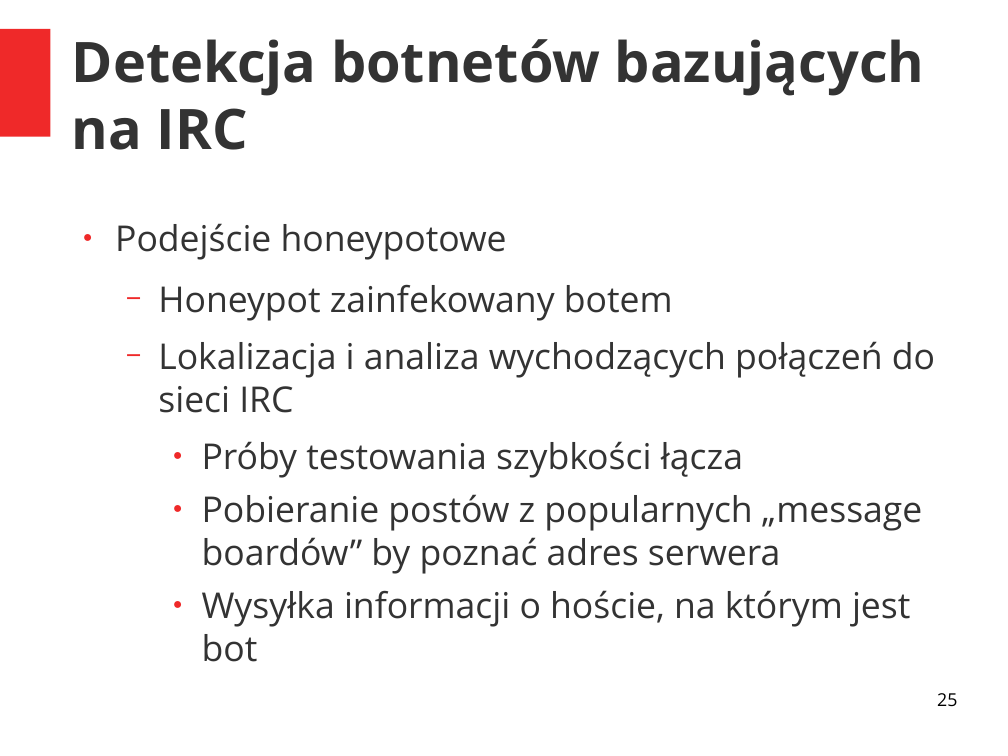
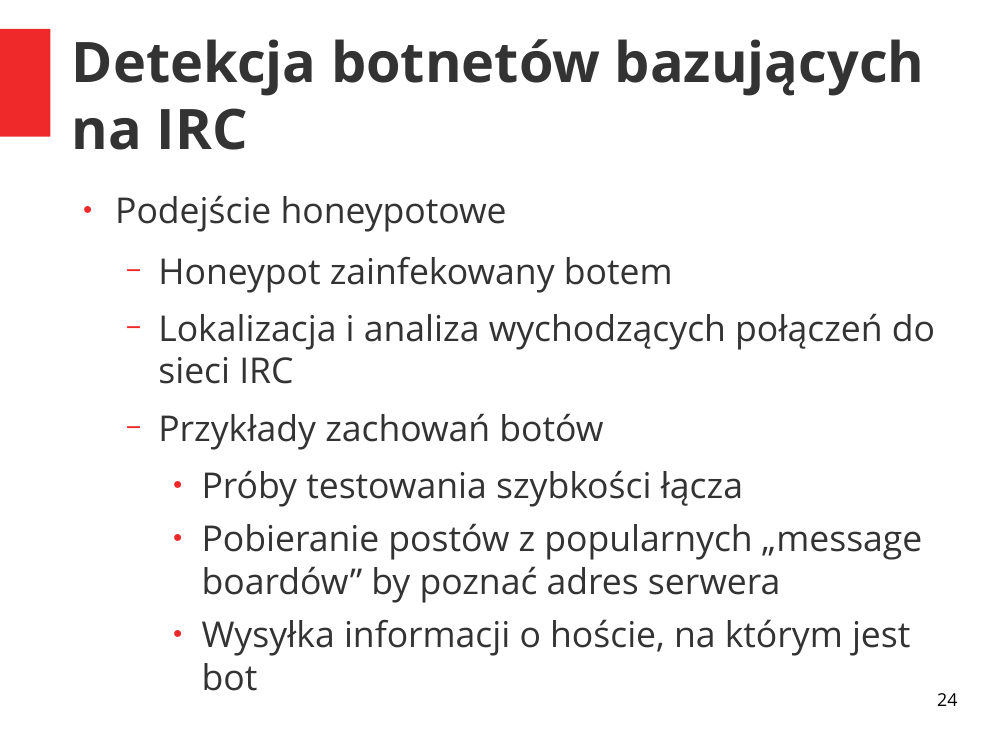
Before and after one commit to grzegorznowacki/Botnets, a slide deck: slide 24 of prezentacja.odp (slide 25 before the commit). Drawn at 1008x756 pixels with LibreOffice and Linux fonts; fonts in the diff are those of the drawing. Boxes give left, top, right and bottom in pixels: in the first picture for what was removed or moved away, otherwise in the second. Text is boxed around its words. In the diff, an @@ line names an element or a change of style, - is before the commit and + after.

```diff
--- a/prezentacja.odp
+++ b/prezentacja.odp
@@ text "Podejście honeypotowe": place and size @@
-text "Podejście honeypotowe" at bbox=[115, 223, 935, 662]
+text "Podejście honeypotowe" at bbox=[115, 195, 935, 691]
@@ text at bbox=[158, 413, 603, 450]: paragraph added @@
+  − Przykłady zachowań botów
@@ page number at bbox=[937, 693, 957, 706]: text changed @@
-25
+24
```
Also in this commit, not shown: 8 other slides changed, 2 slides removed.
